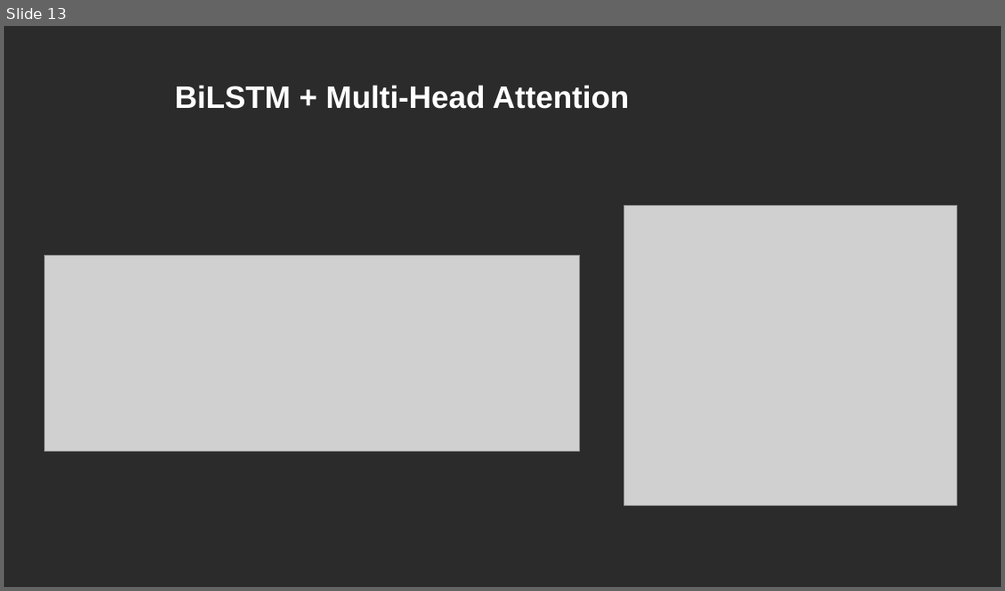
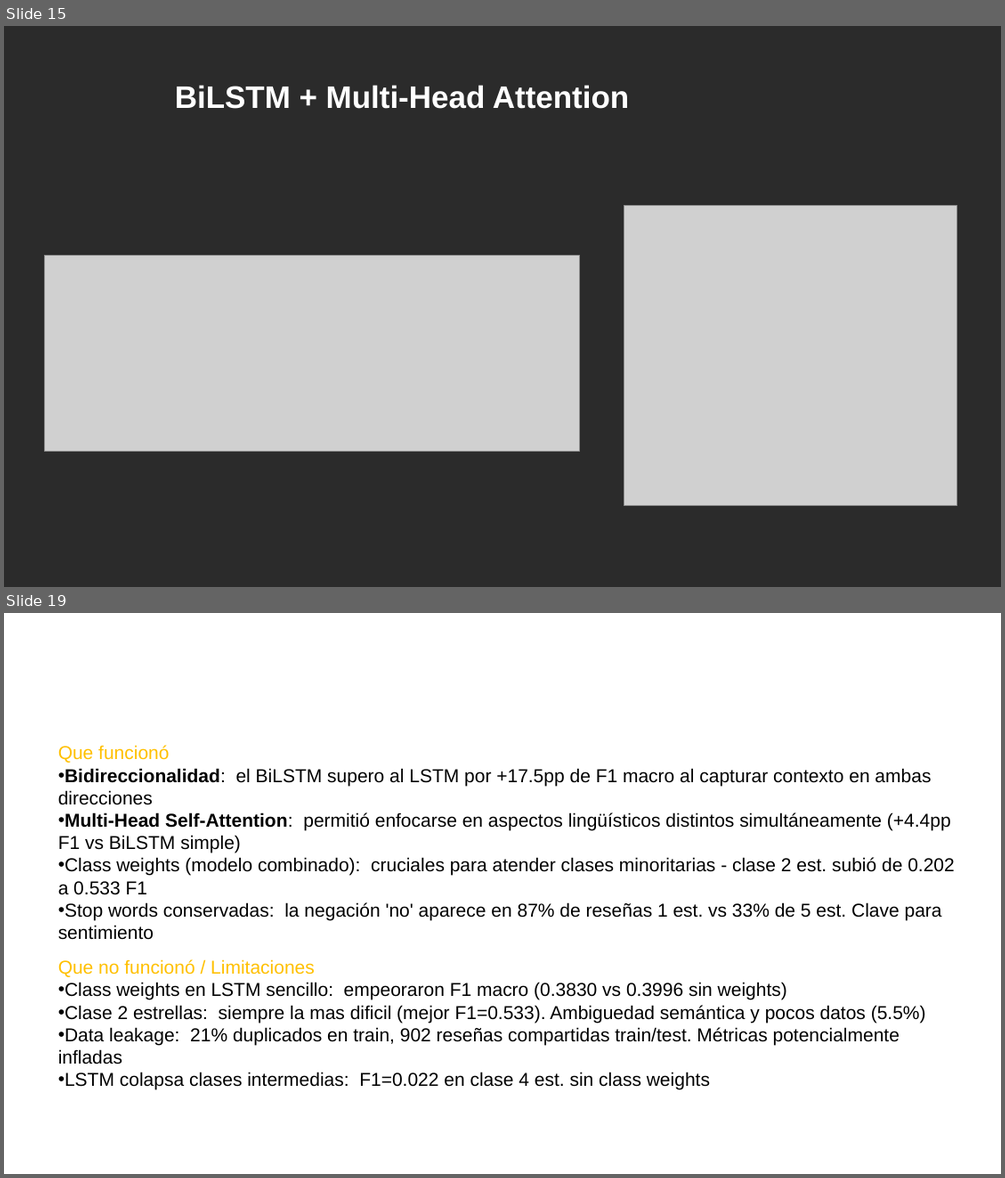
Before and after one commit to JuanSe1796/Proyecto_Deep_Learning_Final, a slide deck: docs/PROYECTO DEEP LEARNING.pptx. Shown one above the other, each under a label of ours: slide 13 before the commit, slides 15 and 19 after it; the slides between them are not shown. The pictures are 1005x591 and 1005x1178 pixels, drawn with LibreOffice and Linux fonts; fonts in the diff are those of the drawing; grey boxes stand for pictures; background and template pictures are left out; a plain dark background stands for a picture behind light text. Boxes give left, top, right and bottom in pixels: in the first picture for what was removed or moved away, otherwise in the second. Text is boxed around its words. In the diff, an @@ line names an element or a change of style, - is before the commit and + after.

```diff
--- a/docs/PROYECTO DEEP LEARNING.pptx
+++ b/docs/PROYECTO DEEP LEARNING.pptx
@@ slide 19 added at <box>4,613,1001,1174</box>, background picture (left out) @@
@@ text added at <box>58,745,955,1090</box>, 18 pt, text #000000 @@
+Que funcionó
+• Bidireccionalidad: el BiLSTM supero al LSTM por +17.5pp de F1 macro al capturar contexto en ambas direcciones
+• Multi-Head Self-Attention: permitió enfocarse en aspectos lingüísticos distintos simultáneamente (+4.4pp F1 vs BiLSTM simple)
+• Class weights (modelo combinado): cruciales para atender clases minoritarias - clase 2 est. subió de 0.202 a 0.533 F1
+• Stop words conservadas: la negación 'no' aparece en 87% de reseñas 1 est. vs 33% de 5 est. Clave para sentimiento
+Que no funcionó / Limitaciones
+• Class weights en LSTM sencillo: empeoraron F1 macro (0.3830 vs 0.3996 sin weights)
+• Clase 2 estrellas: siempre la mas dificil (mejor F1=0.533). Ambiguedad semántica y pocos datos (5.5%)
+• Data leakage: 21% duplicados en train, 902 reseñas compartidas train/test. Métricas potencialmente infladas
+• LSTM colapsa clases intermedias: F1=0.022 en clase 4 est. sin class weights
@@ text added at <box>570,768,591,783</box>, 30 pt, text #FFFFFF, bold @@
+Análisis crítico de resultados
@@ what was slide 13 is now slide 15 @@
```
Also in this commit, not shown: 9 slides changed, 4 other slides added.
